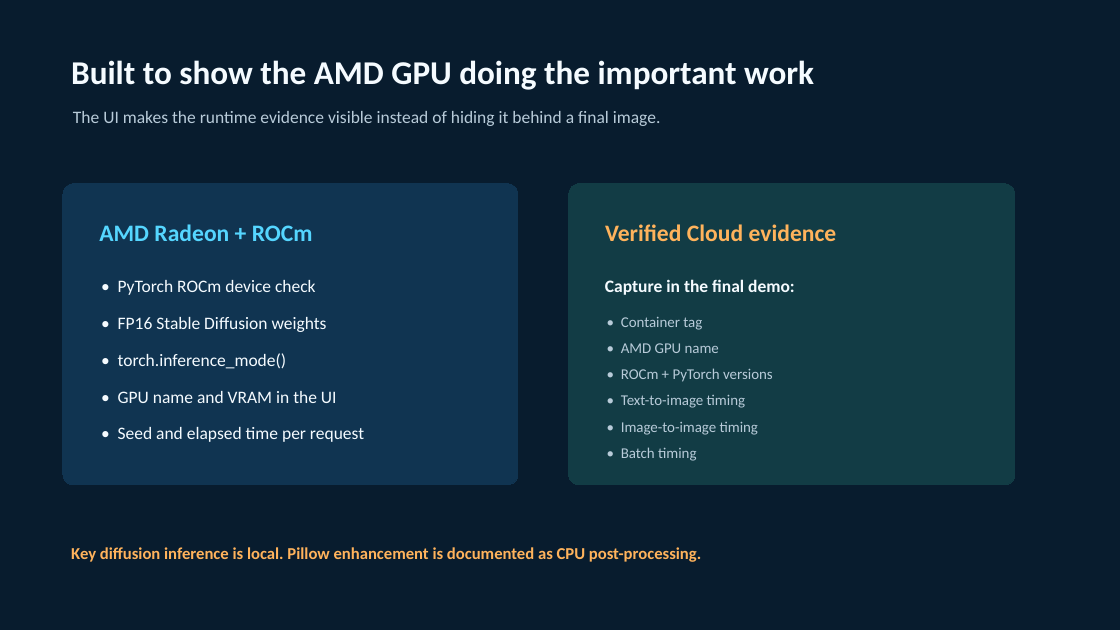
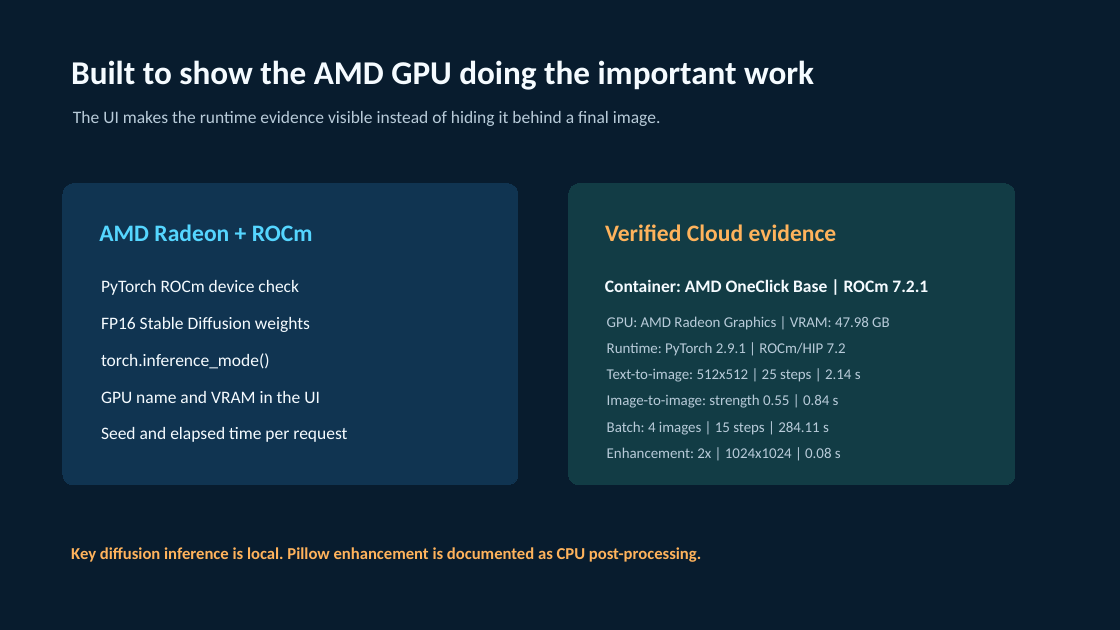
Before and after one commit to AMD-DEV-CONTEST/Radeon-hackathon-2026-07, a slide deck: slide 4 of Radeon-AI-Creative-Studio/docs/project-poster.pptx. Drawn at 1120x630 pixels with LibreOffice and Linux fonts; fonts in the diff are those of the drawing. Boxes give left, top, right and bottom in pixels: in the first picture for what was removed or moved away, otherwise in the second. Text is boxed around its words. In the diff, an @@ line names an element or a change of style, - is before the commit and + after.

```diff
--- a/Radeon-AI-Creative-Studio/docs/project-poster.pptx
+++ b/Radeon-AI-Creative-Studio/docs/project-poster.pptx
@@ text at bbox=[101, 280, 299, 295]: text changed @@
-• PyTorch ROCm device check
+PyTorch ROCm device check
@@ text at bbox=[605, 279, 928, 292]: text changed @@
-Capture in the final demo:
+Container: AMD OneClick Base | ROCm 7.2.1
@@ text at bbox=[101, 317, 310, 332]: text changed @@
-• FP16 Stable Diffusion weights
+FP16 Stable Diffusion weights
@@ text at bbox=[607, 316, 889, 330]: text changed @@
-• Container tag
+GPU: AMD Radeon Graphics | VRAM: 47.98 GB
@@ text at bbox=[101, 353, 270, 369]: text changed @@
-• torch.inference_mode()
+torch.inference_mode()
@@ text at bbox=[607, 342, 846, 356]: text changed @@
-• AMD GPU name
+Runtime: PyTorch 2.9.1 | ROCm/HIP 7.2
@@ text at bbox=[607, 369, 861, 382]: text changed @@
-• ROCm + PyTorch versions
+Text-to-image: 512x512 | 25 steps | 2.14 s
@@ text at bbox=[101, 391, 320, 403]: text changed @@
-• GPU name and VRAM in the UI
+GPU name and VRAM in the UI
@@ text at bbox=[607, 394, 839, 408]: text changed @@
-• Text-to-image timing
+Image-to-image: strength 0.55 | 0.84 s
@@ text at bbox=[101, 427, 347, 442]: text changed @@
-• Seed and elapsed time per request
+Seed and elapsed time per request
@@ text at bbox=[607, 421, 829, 435]: text changed @@
-• Image-to-image timing
+Batch: 4 images | 15 steps | 284.11 s
@@ text at bbox=[607, 447, 841, 458]: text changed @@
-• Batch timing
+Enhancement: 2x | 1024x1024 | 0.08 s
```
Also in this commit, not shown: 2 other files.
